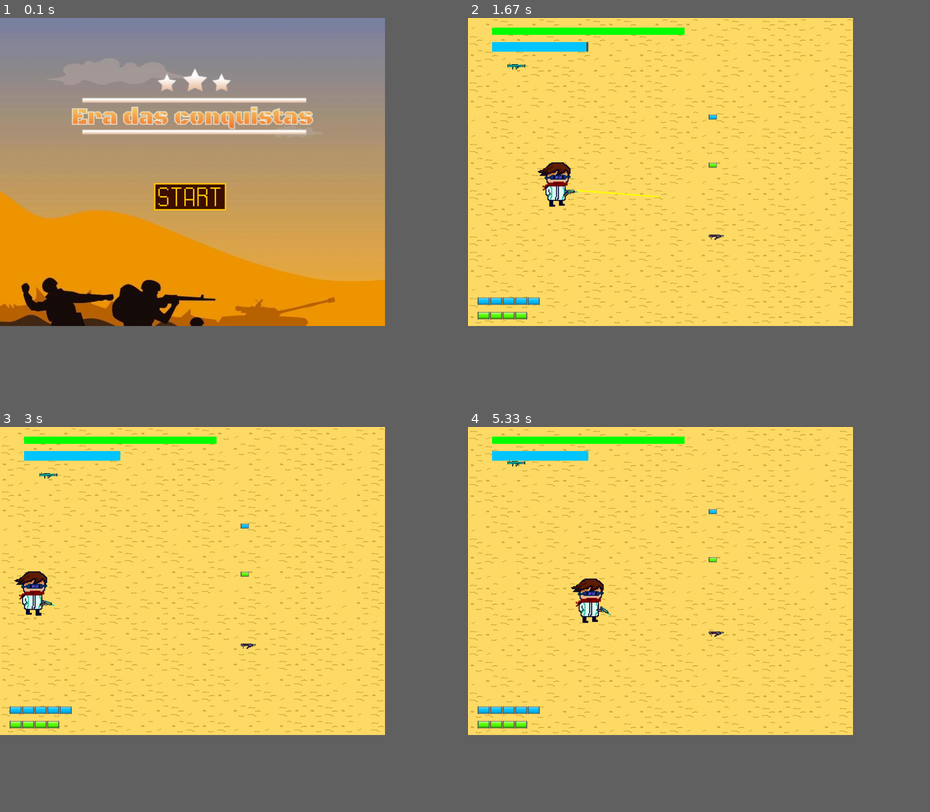
Above: before the commit, frames 1-4 (two rows, left to right).
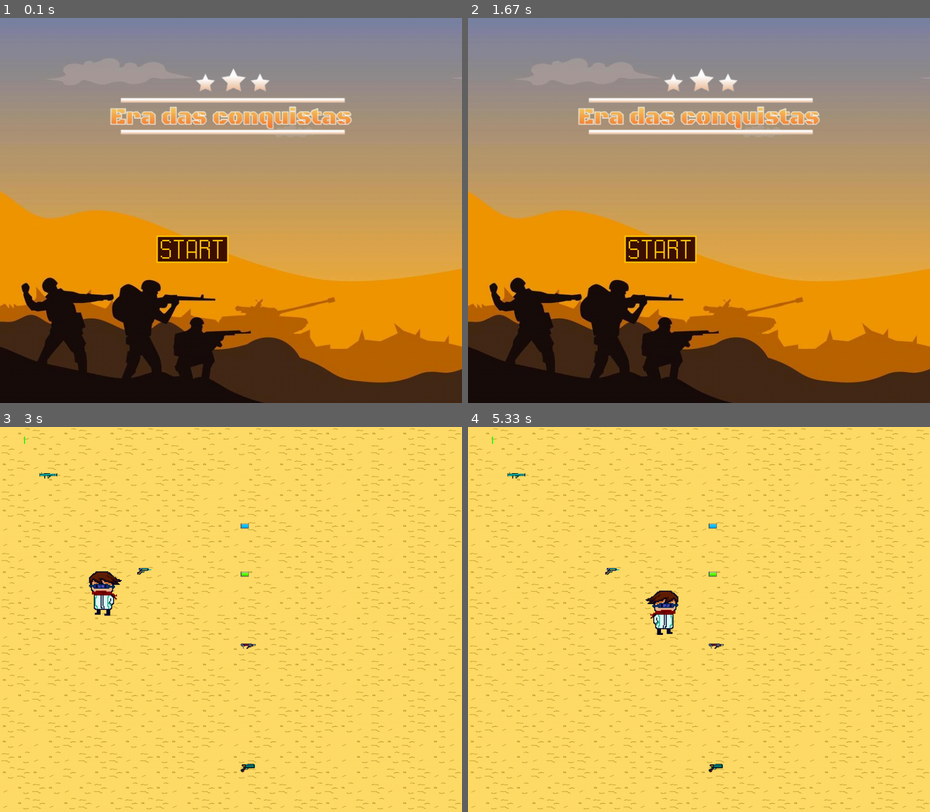
Above: after the commit, the same moments.

Repository: Antoine-Vitrian/Pygame_Project
Game: pygame game, started from game.py
The game is run twice, just before and just after one commit, with the same random seed, the same clock (stepped at 60 frames per second) and the same inputs.
Inputs (mouse positions are in pixels of both pictures, inside the frame that each line leads up to):
- Up to frame 1 (0.1 s): no input
- Up to frame 2 (1.67 s): press the mouse at (657, 195) at 0.37 s; move the mouse to (731, 183) at 0.47 s; release the mouse at (805, 168) at 0.6 s; tap E at 0.67 s; hold A 1-1.53 s; press the mouse at (657, 195) at 1.6 s
- Up to frame 3 (3 s): move the mouse to (194, 631) at 1.7 s; release the mouse at (194, 654) at 1.83 s; hold S 1.9-2.2 s; hold A 2.23-2.63 s; hold W from 2.67 s (still down); tap E at 2.82 s
- Up to frame 4 (5.33 s): release W at 3.03 s; hold D 3.07-3.7 s; hold S 3.73-4.1 s; hold A 4.13-4.6 s; tap E at 4.28 s; hold D 4.63-5.1 s; hold W from 5.13 s (still down)
In our replay, the window is 750x600 before the commit and 900x750 after it. These sizes can differ from the game's own. Grey fills any space a smaller window leaves; there, only what the larger window draws over its background counts as a difference.

The runs differ from the first frame. In frame 1, 35% of the frame differs, in the area x 0-100%, y 0-100%; in frame 2, 96%; in frame 3, 4.5%; in frame 4, 10%.

Commit message:
botão para tela de menu

Diff:
--- a/button.py
+++ b/button.py
@@ -23,7 +23,7 @@
             if pygame.mouse.get_pressed()[0] and self.clicked == False:
                 self.clicked = True
                 action = True
-            if not pygame.mouse.get_pressed()[0]:
+            if not pygame.mouse.get_pressed()[0] and self.clicked == True:
                 self.clicked = False
         else:
             pygame.mouse.set_cursor(pygame.SYSTEM_CURSOR_ARROW)
--- a/game.py
+++ b/game.py
@@ -35,11 +35,11 @@
 # Botões
 start_btn_img = pygame.image.load('Img/btns/start_btn.png')
 start_btn = Button(SCREEN_HEIGHT//2, SCREEN_WIDTH//2, start_btn_img, 3)
-# start_btn.rect.x -= start_btn.rect.width//2
-start_btn.rect.y -= start_btn.rect.height
+start_btn.rect.x -= start_btn.rect.width//2
+start_btn.rect.y -= start_btn.rect.height//2
 
 # Jogador
-player = Player(300, 300, 200, 'Img/characters/main_character.png', 2, animation_cooldown, [8, 4], 34, 46,)
+player = Player(300, 300, 1, 'Img/characters/main_character.png', 2, animation_cooldown, [8, 4], 34, 46,)
 
 # Armas
 gun = Gun(500, 450, 50, 'Img/Armas/arma_RW4.png', 12, 80, 8, True)
@@ -48,7 +48,7 @@
 bazooka = Bazooka(100, 100, 10, 'Img/Armas/bazuca_FW1000.png', 100, animation_cooldown, 'Img/other/bazooka_spritesheet.png', 32, 32)
 
 # inimigos
-enemy_limit = 1
+enemy_limit = 10
 loaded_enemies = []
 spawn_cooldown = 1000 # em ms
 last_spawned_enemy = pygame.time.get_ticks()
@@ -70,9 +70,7 @@
         screen.blit(fundo_menu,(0, 0))
         screen.blit(menu_logo, (SCREEN_WIDTH// 2 - menu_logo.get_width()//2, 100))
 
-        start_btn.draw(screen)
-
-        if start_btn.clicked:
+        if start_btn.draw(screen):
             game()
 
         for event in pygame.event.get():
@@ -87,6 +85,9 @@
     while game_over_menu:
 
         screen.fill((0, 0, 0))
+
+        if start_btn.draw(screen):
+            game_over_menu = False
 
         for event in pygame.event.get():
             if event.type == pygame.QUIT:
@@ -181,8 +182,9 @@
             elif event.type == DEQUIP_EVENT:
                 player.dequip()
 
-        if not player.life:
+        if player.life < 0:
             game_over()
+            run = False
 
 
         pygame.display.flip()
--- a/game_map.py
+++ b/game_map.py
@@ -4,8 +4,8 @@
 
 TILES_SIZE = 32
 0
-SCREEN_WIDTH = TILES_SIZE * 25
-SCREEN_HEIGHT = TILES_SIZE * 20
+SCREEN_WIDTH = TILES_SIZE * 30
+SCREEN_HEIGHT = TILES_SIZE * 25
 
 screen = create_screen(SCREEN_WIDTH, SCREEN_HEIGHT, 'game')
 
